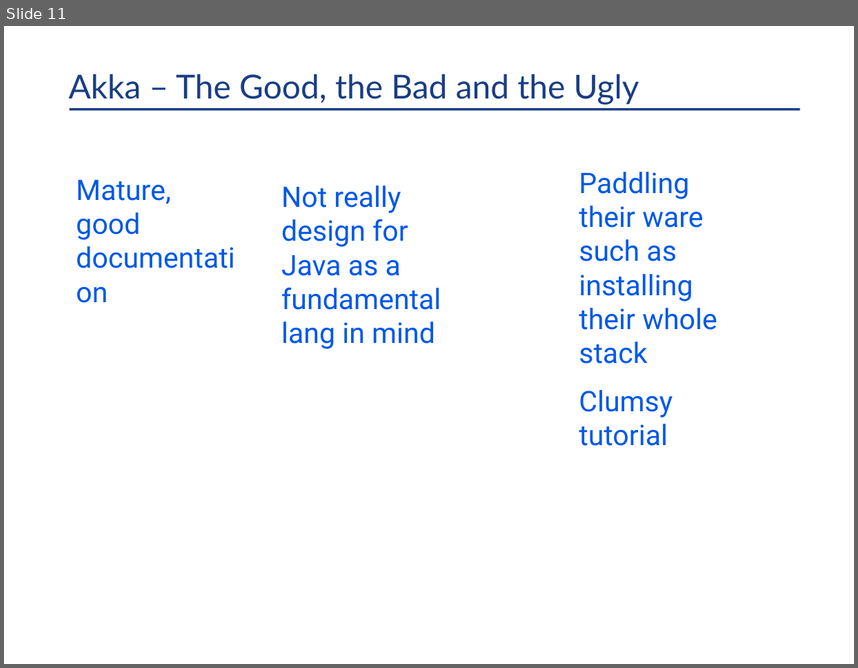
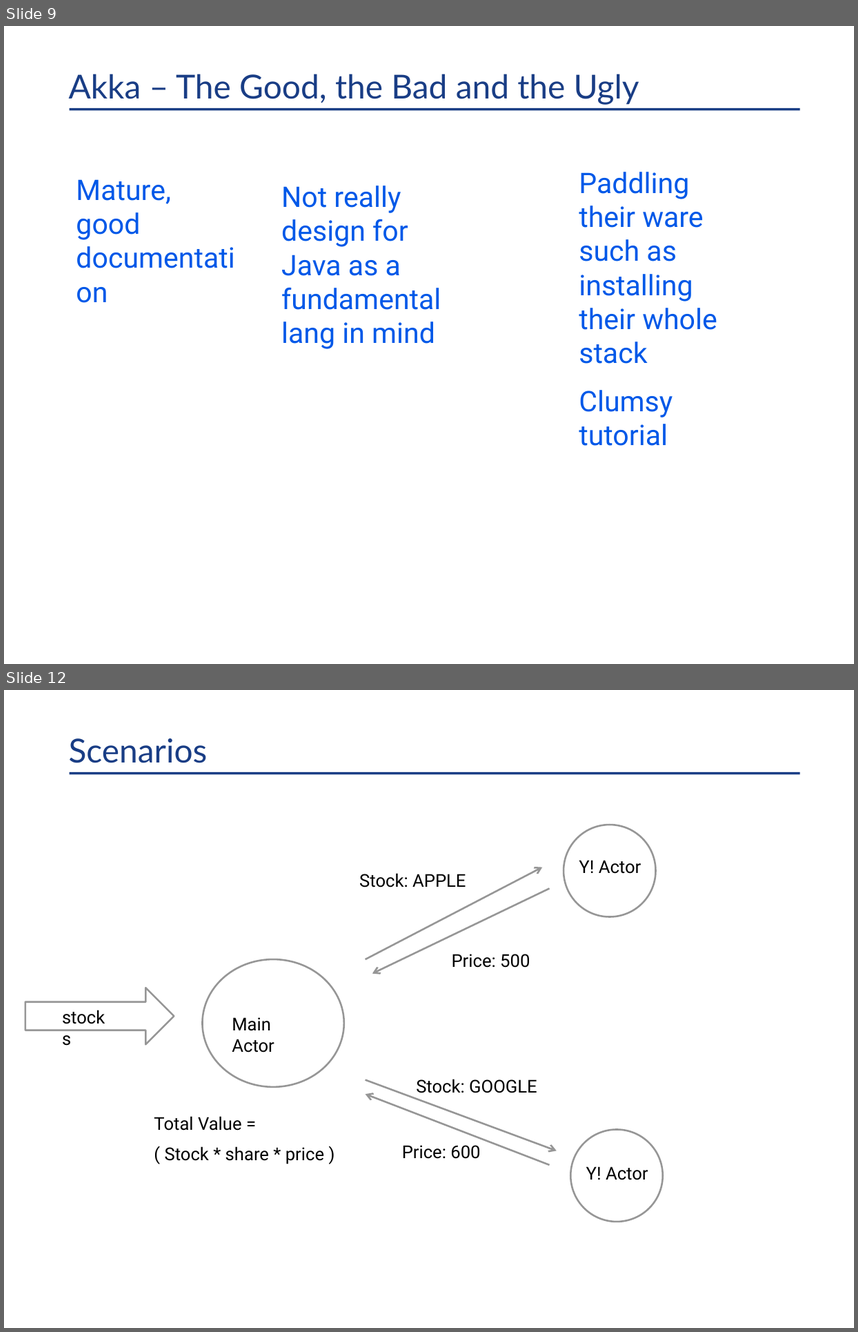
Before and after one commit to kangbiu/akka-tutorial-first-java, a slide deck: docs/In Memory Data Grid Discussion.pptx. Shown one above the other, each under a label of ours: slide 11 before the commit, slides 9 and 12 after it; the slides between them are not shown. The pictures are 858x668 and 858x1332 pixels, drawn with LibreOffice and Linux fonts; fonts in the diff are those of the drawing; background and template pictures are left out. Boxes give left, top, right and bottom in pixels: in the first picture for what was removed or moved away, otherwise in the second. Text is boxed around its words. In the diff, an @@ line names an element or a change of style, - is before the commit and + after.

Commit message:
update PPT

```diff
--- a/docs/In Memory Data Grid Discussion.pptx
+++ b/docs/In Memory Data Grid Discussion.pptx
@@ slide 12 added at bbox=[4, 690, 854, 1328], background #FFFFFF; not listed: 1 template element that a slide beside it also shows @@
@@ title added at bbox=[69, 738, 208, 763], 28 pt, text #193D85 @@
+Scenarios
@@ ellipse added at bbox=[564, 825, 655, 916], outline #969696 1.5 pt @@
@@ text added at bbox=[359, 873, 466, 887], 15 pt, text #000000 @@
+Stock: APPLE
@@ arrow added from (366, 960) to (542, 867), #969696 1.5 pt @@
@@ text added at bbox=[579, 860, 642, 874], 15 pt, text #000000 @@
+Y! Actor
@@ arrow added from (550, 888) to (372, 973), #969696 1.5 pt @@
@@ text added at bbox=[452, 954, 530, 967], 15 pt, text #000000 @@
+Price: 500
@@ ellipse added at bbox=[202, 960, 344, 1087], outline #969696 1.5 pt @@
@@ right arrow added at bbox=[25, 987, 174, 1045], outline #969696 1.5 pt @@
@@ text added at bbox=[53, 1002, 121, 1032], 15 pt, text #000000 @@
+stocks
@@ text added at bbox=[232, 1017, 274, 1052], 15 pt, text #000000 @@
+Main Actor
@@ arrow added from (366, 1079) to (557, 1151), #969696 1.5 pt @@
@@ text added at bbox=[416, 1078, 537, 1093], 15 pt, text #000000 @@
+Stock: GOOGLE
@@ arrow added from (550, 1164) to (366, 1094), #969696 1.5 pt @@
@@ text added at bbox=[154, 1116, 324, 1164], 15 pt, text #000000 @@
+Total Value =
+( Stock * share * price )
@@ text added at bbox=[402, 1145, 480, 1159], 15 pt, text #000000 @@
+Price: 600
@@ ellipse added at bbox=[571, 1130, 663, 1221], outline #969696 1.5 pt @@
@@ text added at bbox=[586, 1166, 648, 1180], 15 pt, text #000000 @@
+Y! Actor
@@ what was slide 11 is now slide 9 @@
```
Also in this commit, not shown: 11 other slides added.
